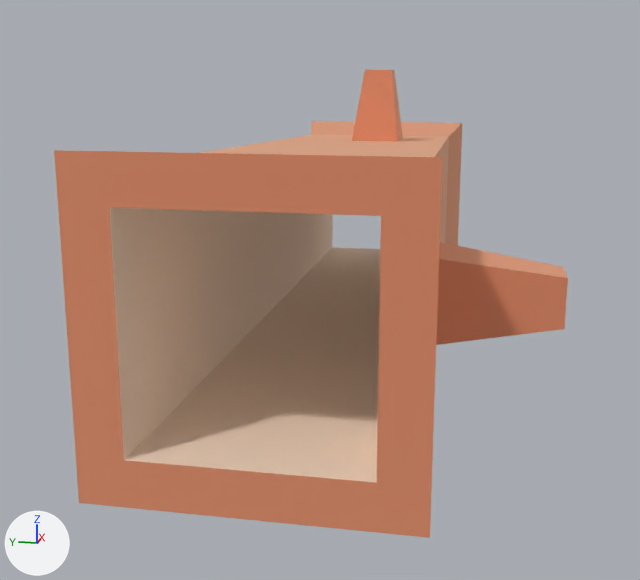
An edit to the glTF model assets/props/nature/log_large.glb, drawn before and after from the same camera.
Both versions are drawn from a 50 mm lens placed at (-1.24, -0.218, 0.363), pointed at (-0.033, 0.023, 0.061). The axes (+X, +Y, +Z) are drawn at lower left. The lights are the same throughout. The older version comes first. Where no turn or scale is listed for an object, it has been applied to the vertices. Vertices at exactly the same position are counted once.

Objects in the first picture: 'log_large'.
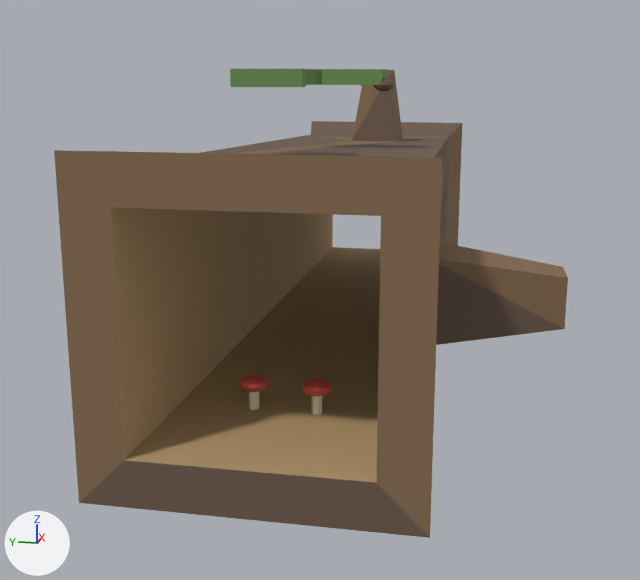
Pixel boxes [x1, y1, x2, y2] of what changed, in the pictures (640 x 580 px):
'log_large', reshaped
    before: [54, 70, 568, 538]
    after: [54, 69, 568, 538]
part 1 of me_mesh_log_large, added
    after: [373, 78, 394, 91]
part 2 of me_mesh_log_large, added (mostly hidden)
    after: [248, 391, 259, 410]
part 3 of me_mesh_log_large, added (mostly hidden)
    after: [311, 396, 322, 415]
part 4 of me_mesh_log_large, added (red)
    after: [238, 374, 269, 392]
part 5 of me_mesh_log_large, added (red)
    after: [301, 378, 332, 396]
part 6 of me_mesh_log_large, added (green)
    after: [230, 69, 387, 87]
part 7 of me_mesh_log_large, recoloured (darker)
    both: [54, 70, 568, 537]
part 8 of me_mesh_log_large, recoloured
    both: [79, 71, 563, 538]
part 9 of me_mesh_log_large, recoloured (darker)
    both: [110, 208, 380, 483]

The change, as a diff of the scene's bpy script:
```diff
--- a/assets/props/nature/log_large.glb.py
+++ b/assets/props/nature/log_large.glb.py
@@ mat_moss_001 @@
+mat_moss_001 = principled_material('moss.001')
+mat_moss_001.base_color = (0.16, 0.3, 0.1)  # green #6f9559
+mat_moss_001.roughness = 0.95
@@ mat_ring_001 @@
+mat_ring_001 = principled_material('ring.001')
+mat_ring_001.base_color = (0.5, 0.34, 0.17)  # brown #bc9e73
+mat_ring_001.roughness = 0.8
@@ mat_capred_001 @@
+mat_capred_001 = principled_material('capRed.001')
+mat_capred_001.base_color = (0.62, 0.08, 0.06)  # red #ce5045
@@ mat_cream_001 @@
+mat_cream_001 = principled_material('cream.001')
+mat_cream_001.base_color = (0.78, 0.7, 0.52)  # beige #e5dabf
+mat_cream_001.roughness = 0.8
@@ mat_barkdark_001 @@
+mat_barkdark_001 = principled_material('barkDark.001')
+mat_barkdark_001.base_color = (0.15, 0.1, 0.07)  # brown #6c594b
+mat_barkdark_001.roughness = 0.9
@@ mat_bark_001 @@
+mat_bark_001 = principled_material('bark.001')
+mat_bark_001.base_color = (0.24, 0.15, 0.08)  # brown #866c50
+mat_bark_001.roughness = 0.9
@@ me_mesh_log_large @@
 # used by ob_log_large; location = (0.0, 0.0, -0.05)
-me_mesh_log_large.from_pydata(...)  # 48 vertices, 96 faces; spans x -0.5..0.5, y -0.297..0.253, z 0.0..0.417
+me_mesh_log_large.from_pydata(...)  # 344 vertices, 652 faces; spans x -0.5..0.5, y -0.297..0.253, z 0.0..0.417
+# me_mesh_log_large part 1: a new loose piece, a UV sphere (12 segments, 6 rings, poles along z) spanning x -0.055..-0.027, y -0.078..-0.05, z 0.388..0.405, in mat_barkdark_001 (brown #6c594b)
+# me_mesh_log_large part 2: a new loose piece, a 6-sided cylinder along z spanning x -0.355..-0.345, y 0.028..0.04, z 0.05..0.08, in mat_cream_001 (beige #e5dabf)
+# me_mesh_log_large part 3: a new loose piece, a 6-sided cylinder along z spanning x -0.355..-0.345, y -0.042..-0.03, z 0.05..0.08, in mat_cream_001 (beige #e5dabf)
+# me_mesh_log_large part 4: a new loose piece, a UV sphere (12 segments, 6 rings, poles along z) spanning x -0.367..-0.333, y 0.017..0.051, z 0.073..0.09, in mat_capred_001 (red #ce5045)
+# me_mesh_log_large part 5: a new loose piece, a UV sphere (12 segments, 6 rings, poles along z) spanning x -0.367..-0.333, y -0.053..-0.019, z 0.073..0.09, in mat_capred_001 (red #ce5045)
+# me_mesh_log_large part 6
+# 12 vertices are added at x -0.266..0.031, y -0.063..0.087, z 0.397
+# 12 new vertices lie (0.0, 0.0, 0.02) away from vertices in x -0.266..0.031, y -0.063..0.087, z 0.397
+# 36 new faces join them, mat_moss_001 (green #6f9559)
+# me_mesh_log_large part 7: 49 faces spanning x -0.5..0.5, y -0.297..0.253, z 0.0..0.417 switch from mat_woodbark (beige #f2be9e) to mat_bark_001 (brown #866c50)
+# me_mesh_log_large part 8: 39 faces spanning x -0.5..0.5, y -0.297..0.253, z 0.0..0.417 switch from mat_woodbark (beige #f2be9e) to mat_barkdark_001 (brown #6c594b)
+# me_mesh_log_large part 9: 8 faces spanning x -0.5..0.5, y -0.122..0.122, z 0.05..0.295 switch from mat_woodinner (pale yellow #fbedde) to mat_ring_001 (brown #bc9e73)
+# other edits to the shape of me_mesh_log_large do not show in these pictures
+me_mesh_log_large.materials.append(mat_moss_001)  # green #6f9559
+me_mesh_log_large.materials.append(mat_cream_001)  # beige #e5dabf
+me_mesh_log_large.materials.append(mat_capred_001)  # red #ce5045
@@ ob_tmpparent @@
-ob_tmpparent = bpy.data.objects.new('tmpParent', None)
-ob_tmpparent.location = (0.0, 0.0, 0.0)
```
